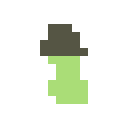
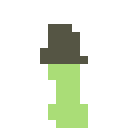
Before/after of a 128 × 128 layered artwork. What changed in the layer stack:
painted on "Background" over [40, 40, 88, 128]
